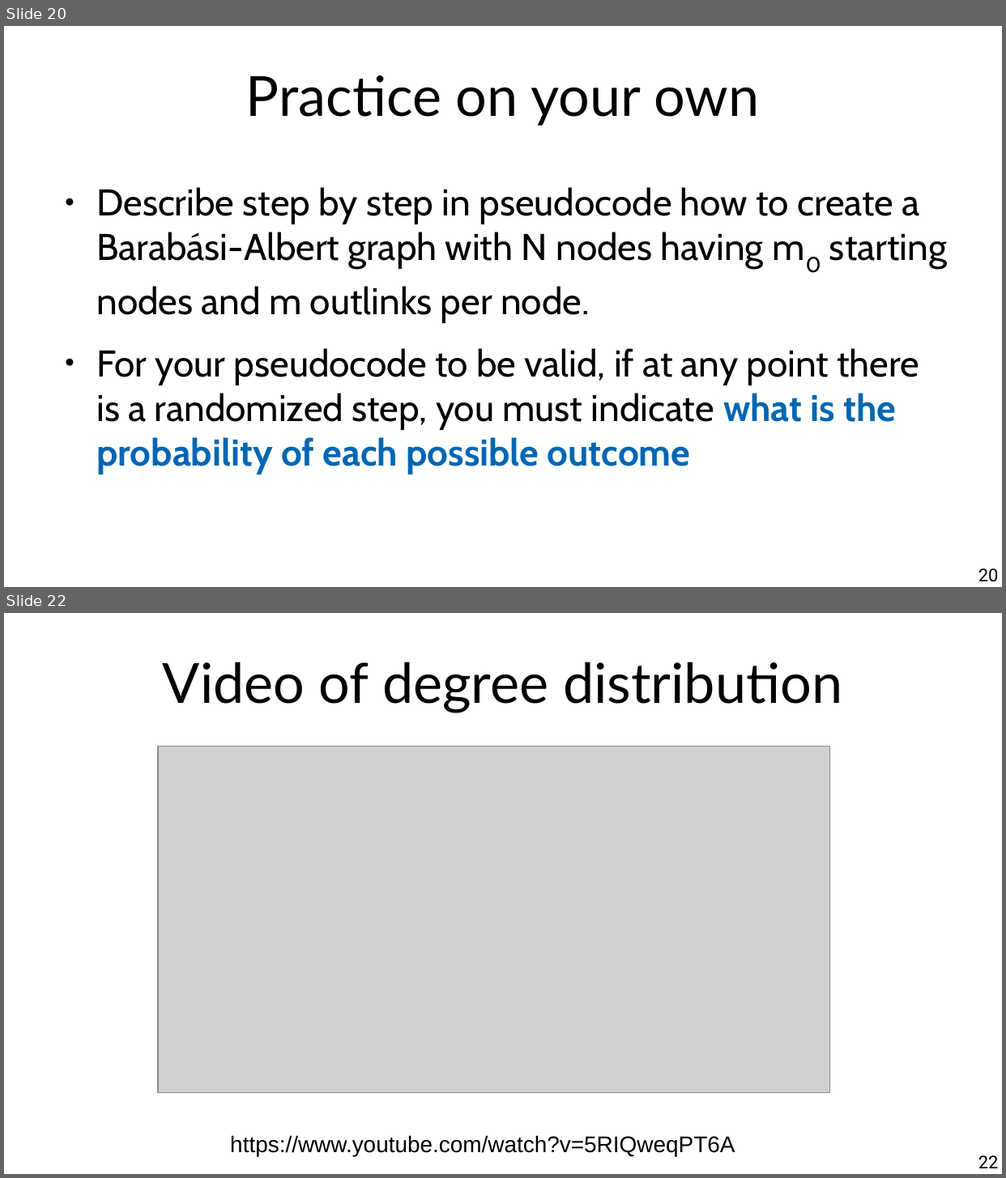
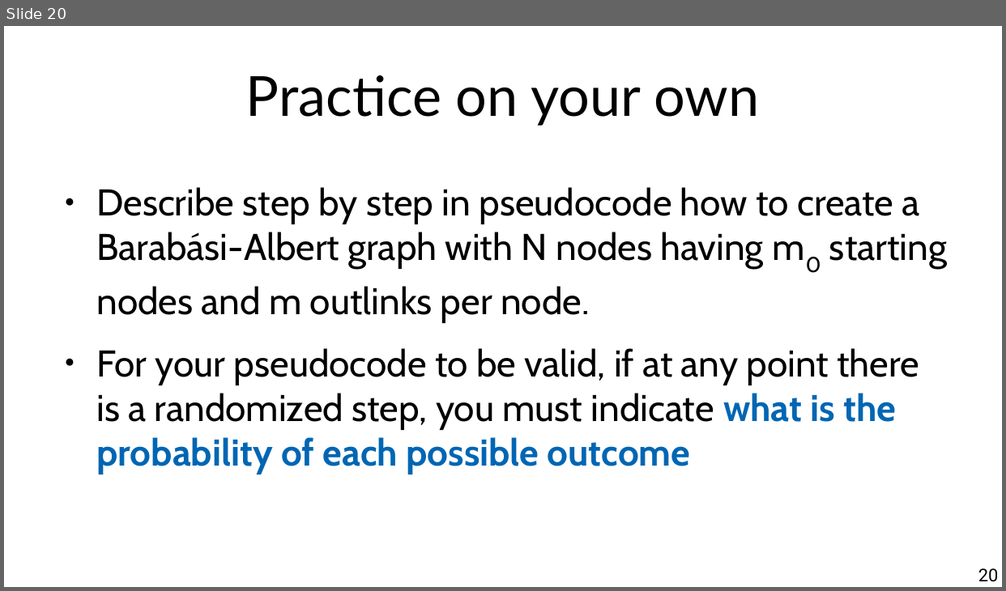
Before and after one commit to chatox/networks-science-course, a slide deck: theory/odp/tt16-preferential_attachment.odp. Shown one above the other, each under a label of ours: slides 20 and 22 before the commit, slide 20 after it; the slides between them are not shown. The pictures are 1006x1178 and 1006x591 pixels, drawn with LibreOffice and Linux fonts; fonts in the diff are those of the drawing; grey boxes stand for pictures. Boxes give left, top, right and bottom in pixels: in the first picture for what was removed or moved away, otherwise in the second. Text is boxed around its words. In the diff, an @@ line names an element or a change of style, - is before the commit and + after.

```diff
--- a/theory/odp/tt16-preferential_attachment.odp
+++ b/theory/odp/tt16-preferential_attachment.odp
@@ slide 22 removed at box(4, 613, 1002, 1174), background #FFFFFF @@
@@ title removed at box(163, 662, 842, 713) @@
-Video of degree distribution
@@ picture removed at box(158, 746, 830, 1093) @@
@@ text removed at box(230, 1135, 735, 1157) @@
-https://www.youtube.com/watch?v=5RIQweqPT6A
@@ page number removed at box(978, 1156, 998, 1169) @@
-22
```
Also in this commit, not shown: 1 slide added, 2 other slides removed, 5 other files.
